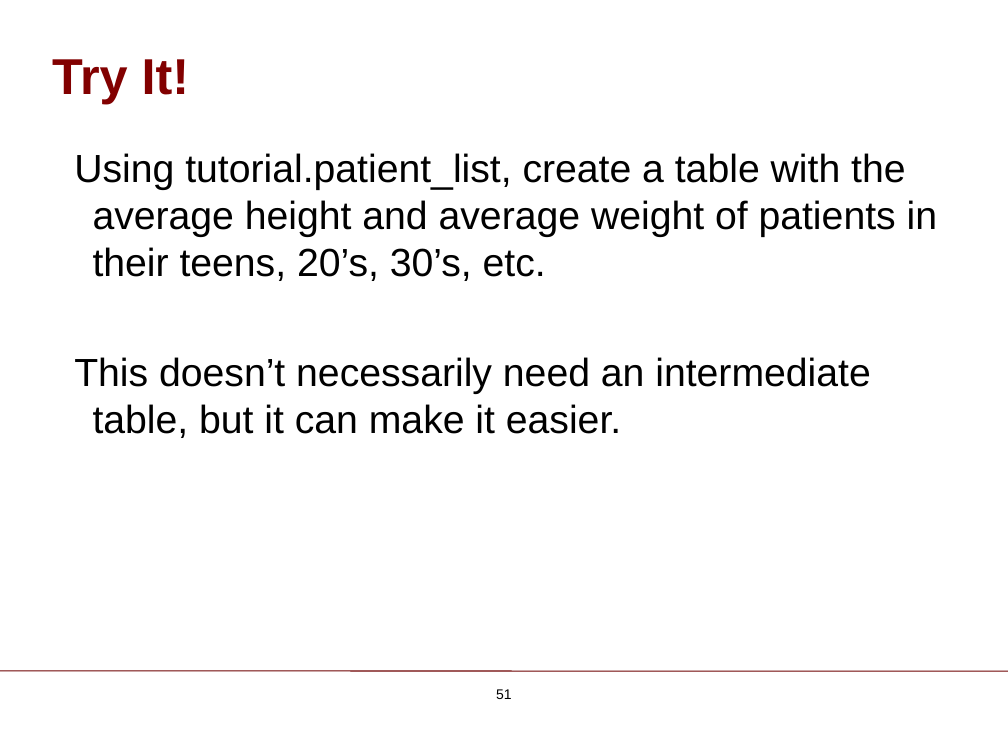
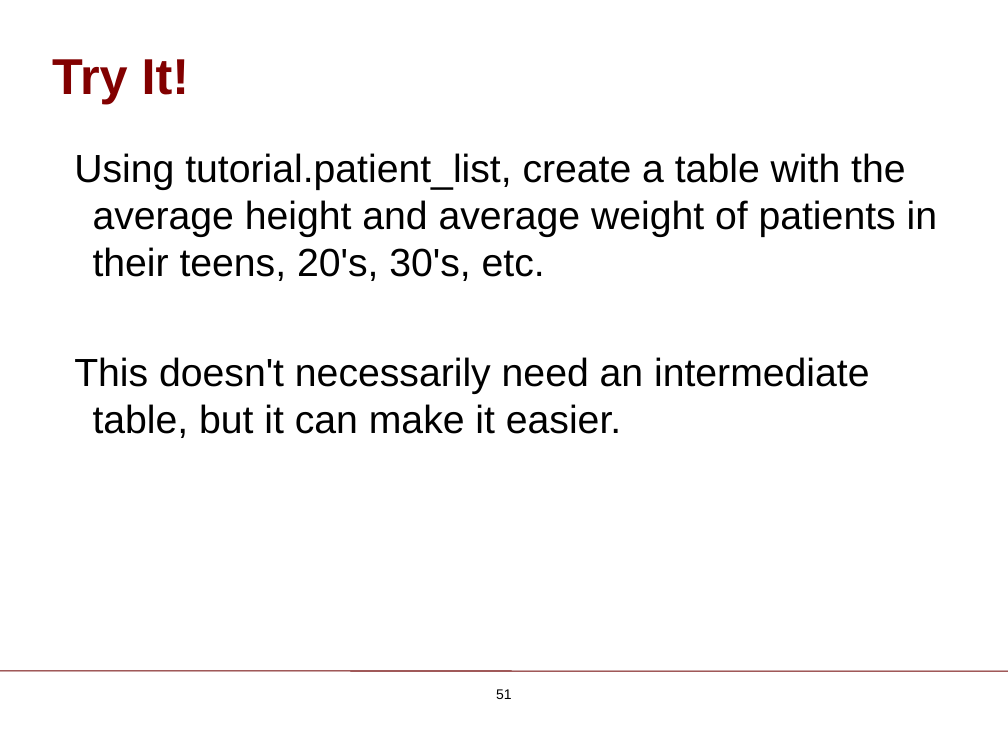
Before and after one commit to ChicagoBoothAnalytics/site, a slide deck: slide 51 of zzz MEDIA/SQL Basics.pptx. Drawn at 1008x756 pixels with LibreOffice and Linux fonts; fonts in the diff are those of the drawing; background and template pictures are left out. Boxes give left, top, right and bottom in pixels: in the first picture for what was removed or moved away, otherwise in the second. Text is boxed around its words. In the diff, an @@ line names an element or a change of style, - is before the commit and + after.

```diff
--- a/zzz MEDIA/SQL Basics.pptx
+++ b/zzz MEDIA/SQL Basics.pptx
@@ text at bbox=[74, 153, 938, 438]: text changed @@
-Using tutorial.patient_list, create a table with the average height and average weight of patients in their teens, 20’s, 30’s, etc.
-This doesn’t necessarily need an intermediate table, but it can make it easier.
+Using tutorial.patient_list, create a table with the average height and average weight of patients in their teens, 20's, 30's, etc.
+This doesn't necessarily need an intermediate table, but it can make it easier.
```
Also in this commit, not shown: 43 other slides changed, 1 other file.
